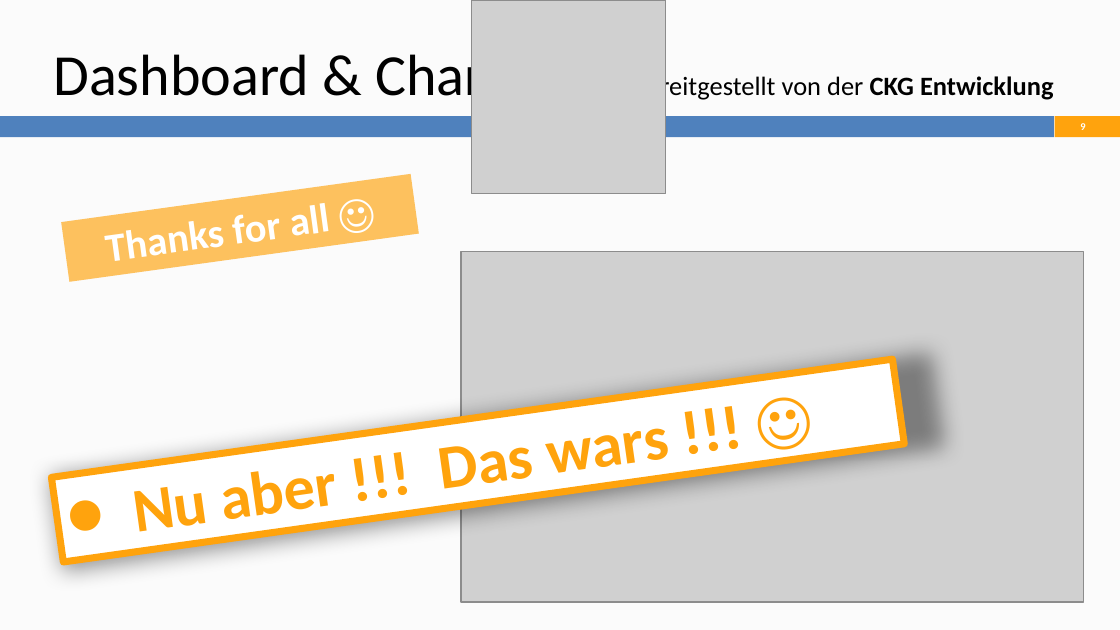
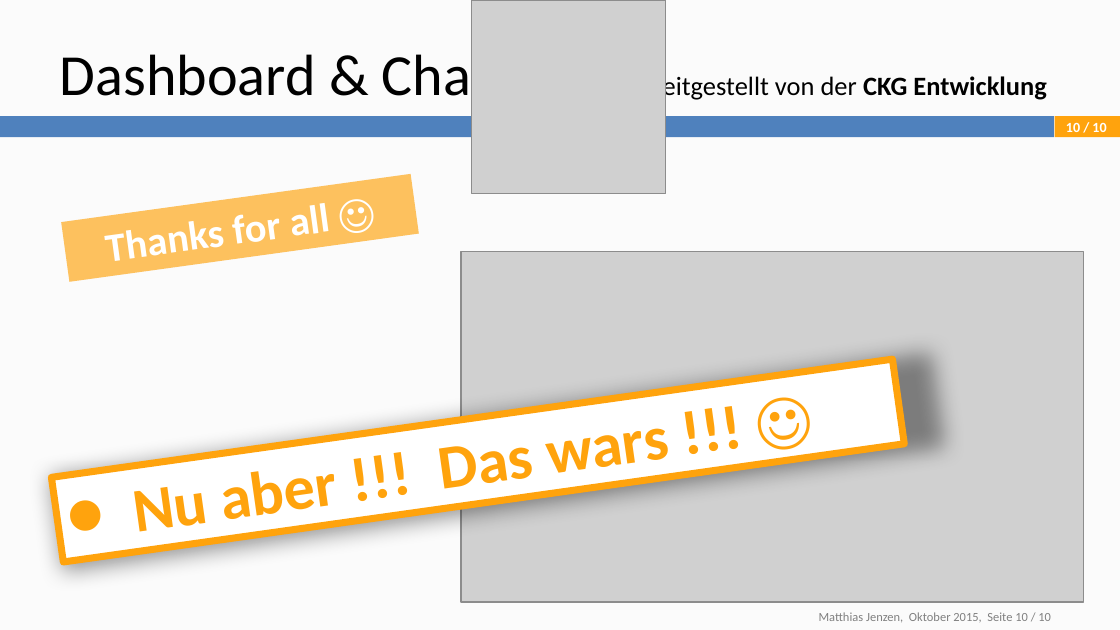
Before and after one commit to runmat/mj, a slide deck: slide 10 of Jahresziele/2015/Dashboard/Dashboard.pptx (slide 9 before the commit). Drawn at 1120x630 pixels with LibreOffice and Linux fonts; fonts in the diff are those of the drawing; grey boxes stand for pictures. Boxes give left, top, right and bottom in pixels: in the first picture for what was removed or moved away, otherwise in the second. Text is boxed around its words. In the diff, an @@ line names an element or a change of style, - is before the commit and + after.

Commit message:
final work on Dashboard Presentation

```diff
--- a/Jahresziele/2015/Dashboard/Dashboard.pptx
+++ b/Jahresziele/2015/Dashboard/Dashboard.pptx
@@ text "Dashboard & Charts bereitgestellt von ..." rewrapped from bbox=[53, 47, 1054, 109] to bbox=[60, 47, 1047, 109] @@
@@ page number added at bbox=[1066, 122, 1106, 132], 9 pt, text #FFFFFF, bold @@
+10 / 10
@@ page number removed at bbox=[1080, 123, 1085, 130] @@
-9
@@ text added at bbox=[819, 612, 1051, 622], 8 pt, text #808080 @@
+Matthias Jenzen, Oktober 2015, Seite 10 / 10
```
Also in this commit, not shown: 8 other slides changed, 1 slide added.
